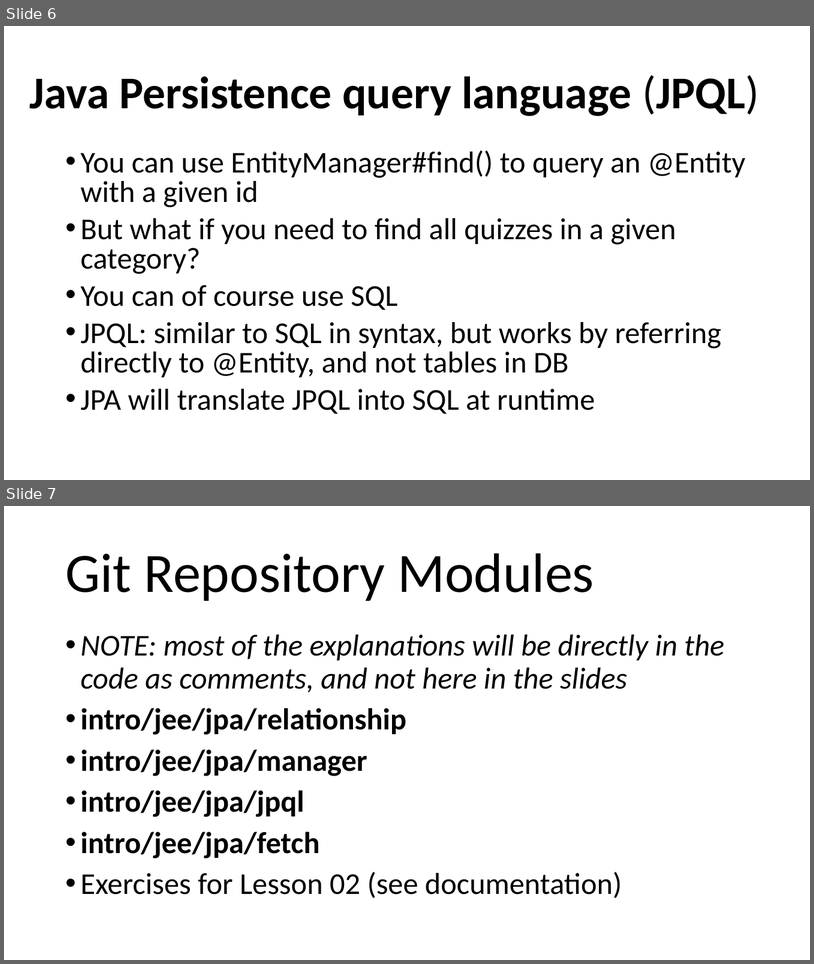
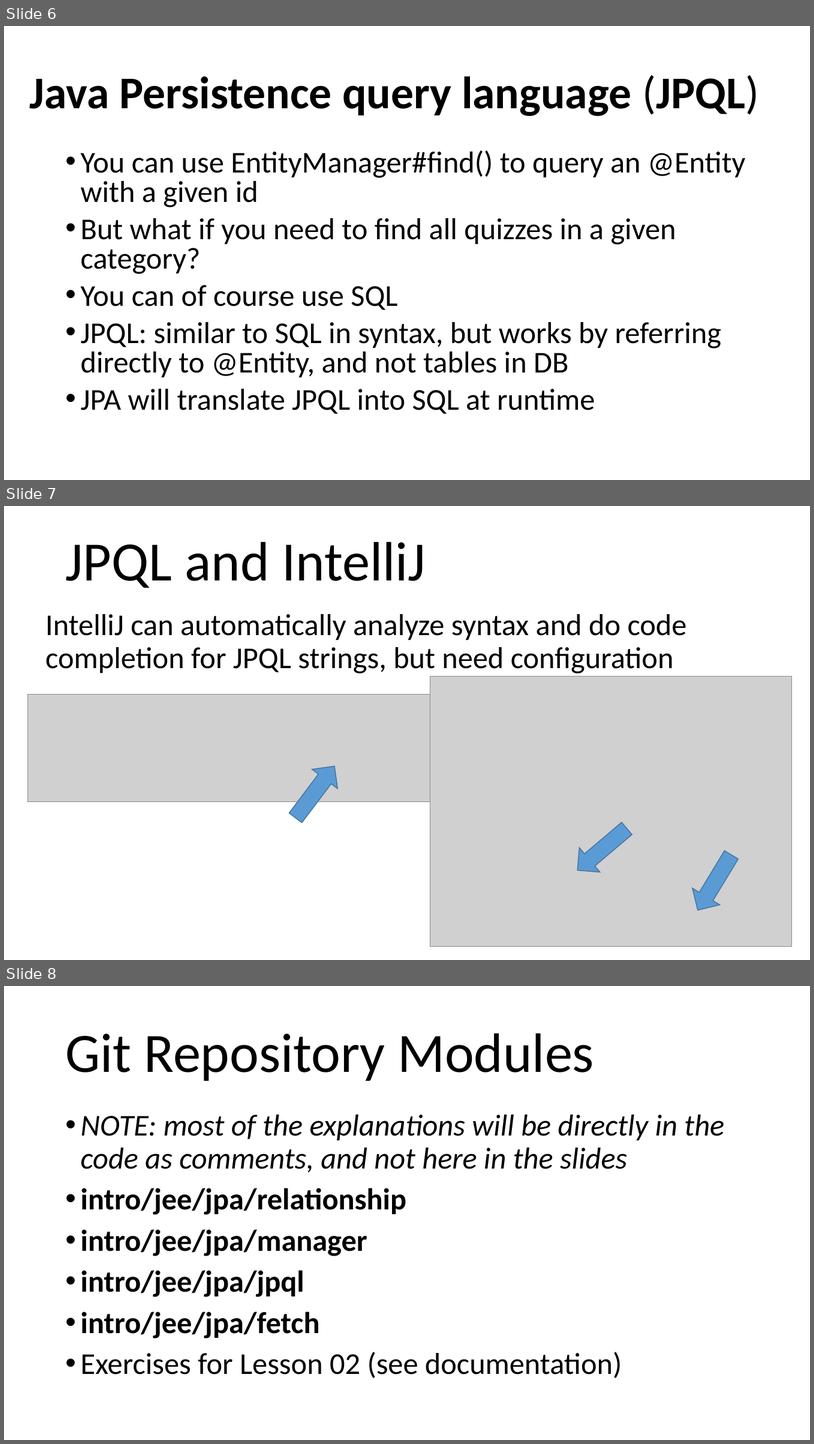
Before and after one commit to arcuri82/testing_security_development_enterprise_systems, a slide deck: doc/intro/slides/lesson_02_jpa.pptx. Shown one above the other, each under a label of ours: slides 6 and 7 before the commit, slides 6, 7 and 8 after it. The pictures are 814x964 and 814x1444 pixels, drawn with LibreOffice and Linux fonts; fonts in the diff are those of the drawing; grey boxes stand for pictures. Boxes give left, top, right and bottom in pixels: in the first picture for what was removed or moved away, otherwise in the second. Text is boxed around its words. In the diff, an @@ line names an element or a change of style, - is before the commit and + after.

Commit message:
JPQL fix

```diff
--- a/doc/intro/slides/lesson_02_jpa.pptx
+++ b/doc/intro/slides/lesson_02_jpa.pptx
@@ slide 7 added at <box>4,506,810,960</box>, background #FFFFFF @@
@@ title added at <box>65,542,426,588</box>, 66 pt, text #000000 @@
+JPQL and IntelliJ
@@ text added at <box>45,614,687,673</box>, 36 pt, text #000000 @@
+IntelliJ can automatically analyze syntax and do code completion for JPQL strings, but need configuration
@@ picture added at <box>431,676,792,946</box> @@
@@ picture added at <box>28,694,474,802</box> @@
@@ right arrow added at <box>283,756,348,828</box>, fill #5B9BD5, outline #43739E 1 pt @@
@@ right arrow added at <box>567,816,638,882</box>, fill #5B9BD5, outline #43739E 1 pt @@
@@ right arrow added at <box>684,846,746,918</box>, fill #5B9BD5, outline #43739E 1 pt @@
@@ what was slide 7 is now slide 8 @@
```
Also in this commit, not shown: 2 other files.
